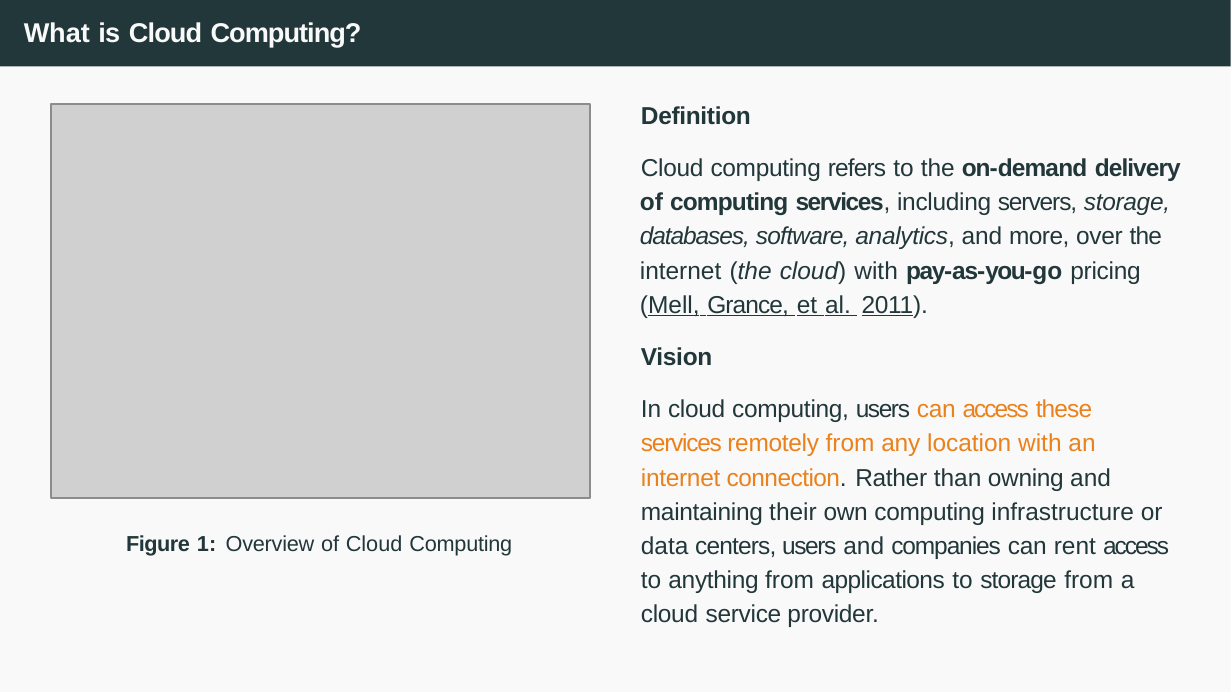
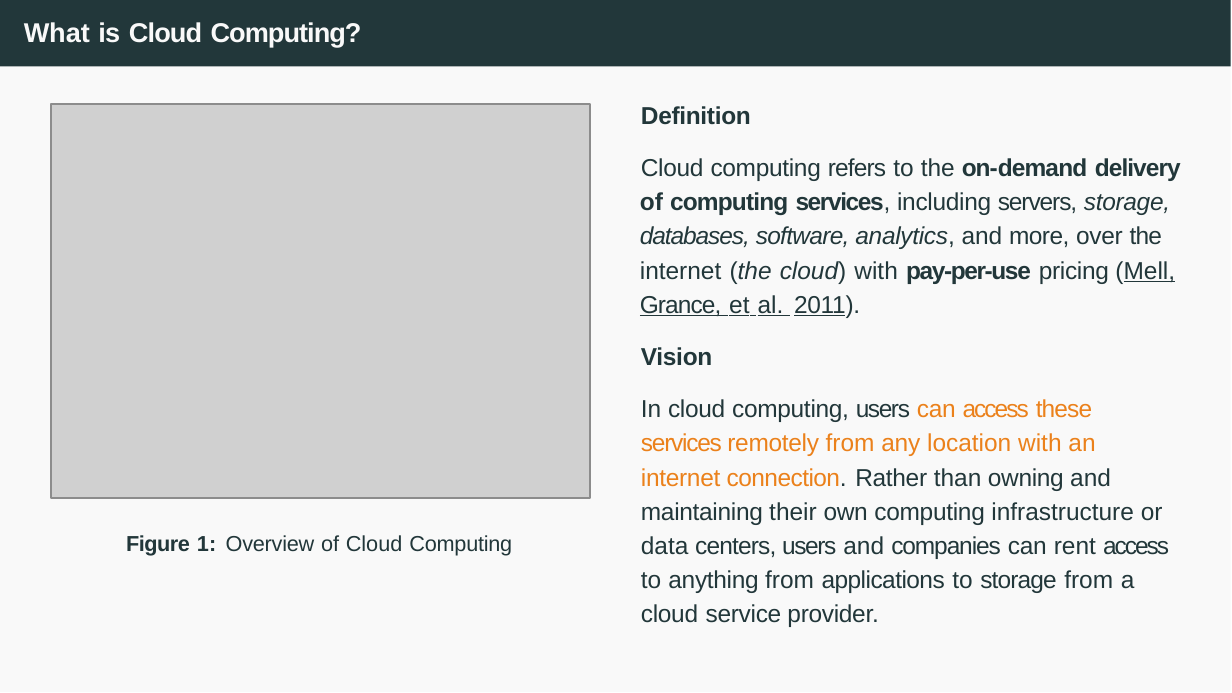
Before and after one commit to francescsolsonatehas/HPDCB, a slide deck: slide 5 of src/slides/Session 1 and 2 - Introduction to Cloud Computing + Github Pages-2026.pptx. Drawn at 1232x693 pixels with LibreOffice and Linux fonts; fonts in the diff are those of the drawing; grey boxes stand for pictures. Boxes give left, top, right and bottom in pixels: in the first picture for what was removed or moved away, otherwise in the second. Text is boxed around its words. In the diff, an @@ line names an element or a change of style, - is before the commit and + after.

```diff
--- a/src/slides/Session 1 and 2 - Introduction to Cloud Computing + Github Pages-2026.pptx
+++ b/src/slides/Session 1 and 2 - Introduction to Cloud Computing + Github Pages-2026.pptx
@@ text at [640, 158, 1181, 318]: text changed @@
-Cloud computing refers to the on-demand delivery of computing services, including servers, storage, databases, software, analytics, and more, over the internet (the cloud) with pay-as-you-go pricing (Mell, Grance, et al. 2011).
+Cloud computing refers to the on-demand delivery of computing services, including servers, storage, databases, software, analytics, and more, over the internet (the cloud) with pay-per-use pricing (Mell, Grance, et al. 2011).
```
Also in this commit, not shown: 1 other file.
